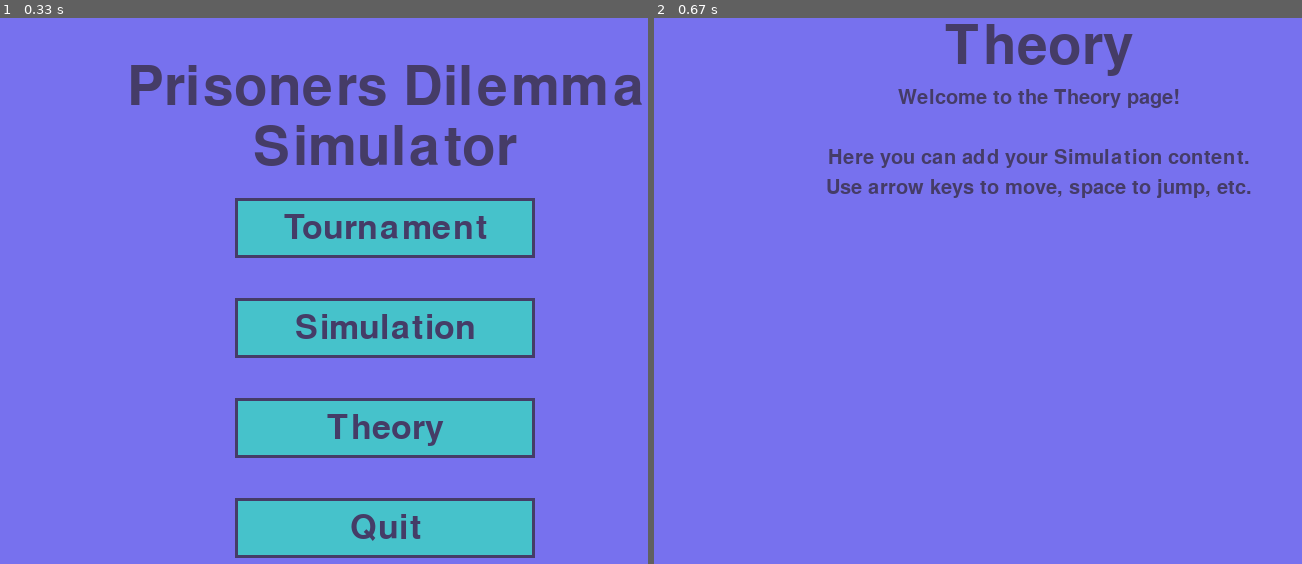
Above: before the commit, frames 1-2 (left to right).
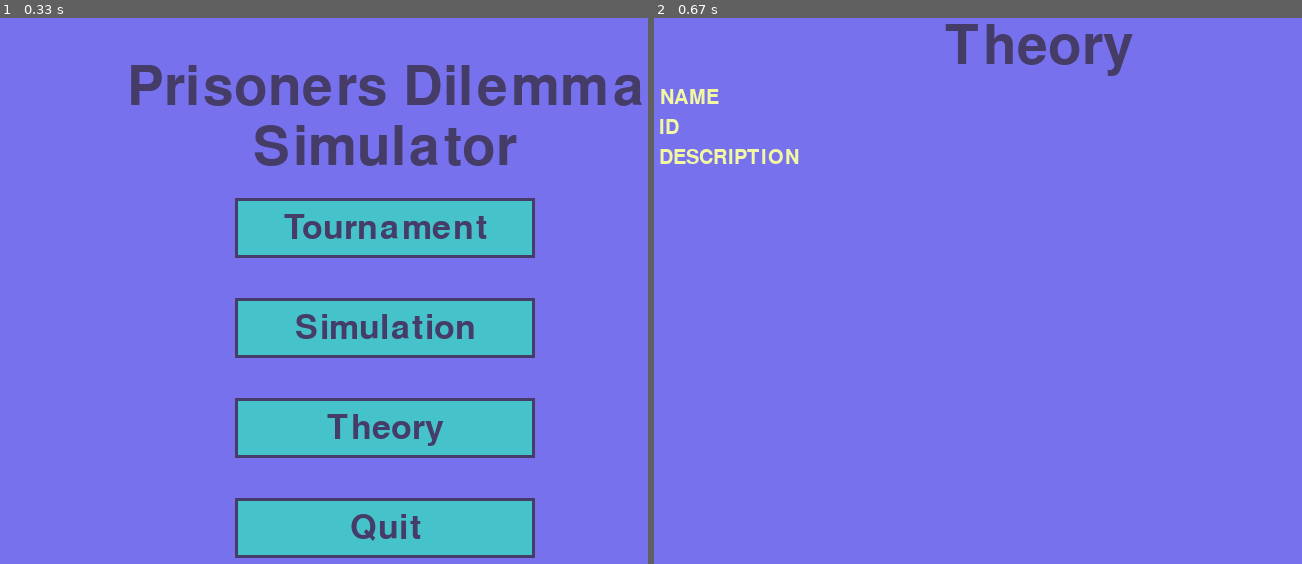
Above: after the commit, the same moments.

Repository: LazyyVenom/py-game-theory
Game: pygame game, started from prisoners_dilemma.py
Two runs of this game, one before a commit and one after it. Both use one fixed random seed, a clock stepped at 60 frames per second and the inputs below.
Inputs:
- Up to frame 1 (0.33 s): no input
- Up to frame 2 (0.67 s): click "Theory" at 0.38 s

Frame 1 is identical in both runs. In frame 2, 2.6% of the frame differs, in the area x 0-93%, y 13-33%.

Commit message:
Trying Fixing Main Menu

Diff:
--- a/prisoners_dilemma.py
+++ b/prisoners_dilemma.py
@@ -18,6 +18,8 @@
 BUTTON_HOVER_COLOR = (242, 247, 161)
 BUTTON_BORDER_COLOR = (69, 60, 103)
 TEXT_COLOR = SECONDARY
+INSTRUCTION_COLOR = SECONDARY
+INSTRUCTION_HEADING_COLOR = (242, 247, 161)
 
 # Fonts
 font = pygame.font.Font(None, 50)
@@ -86,11 +88,10 @@
     scroll_pos = 0
     scroll_speed = 1
     instruction_text = [
-        "Welcome to the Theory page!",
-        "",
-        "Here you can add your Simulation content.",
-        "Use arrow keys to move, space to jump, etc.",
-        ""
+        {"NAME":strategy.name,
+         "ID":strategy.st_id,
+         "DESCRIPTION":strategy.desc
+        } for strategy in [strategies[0]]
     ]
 
 
@@ -99,8 +100,13 @@
         draw_text("Theory", pygame.font.Font(None, 80), TEXT_COLOR, screen_width // 2, 50)
 
         y_offset = 100
-        for i, text in enumerate(instruction_text[scroll_pos:]):
-            draw_text(text, instruction_font, TEXT_COLOR, screen_width // 2, y_offset)
+        for i, strategy in enumerate(instruction_text[scroll_pos:]):
+            # for key, value in strategy.items():
+            draw_text("NAME", instruction_font, INSTRUCTION_HEADING_COLOR, 50, y_offset)
+            draw_text("ID", instruction_font, INSTRUCTION_HEADING_COLOR, 30, y_offset+30)
+            draw_text("DESCRIPTION", instruction_font, INSTRUCTION_HEADING_COLOR, 90, y_offset+60)
+
+            # draw_text(value, instruction_font, INSTRUCTION_COLOR, 200, y_offset)
             y_offset += 30
             if y_offset > screen_height - 30:
                 break
